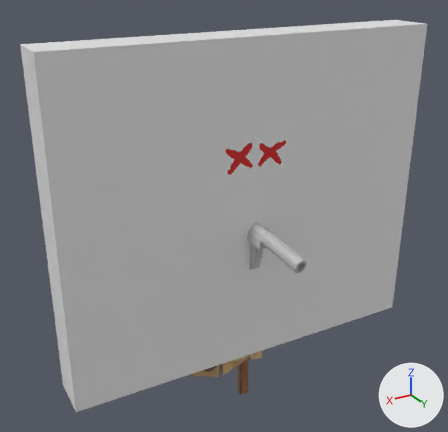
The glTF model assets/Target (14).glb: old version first, new version second.
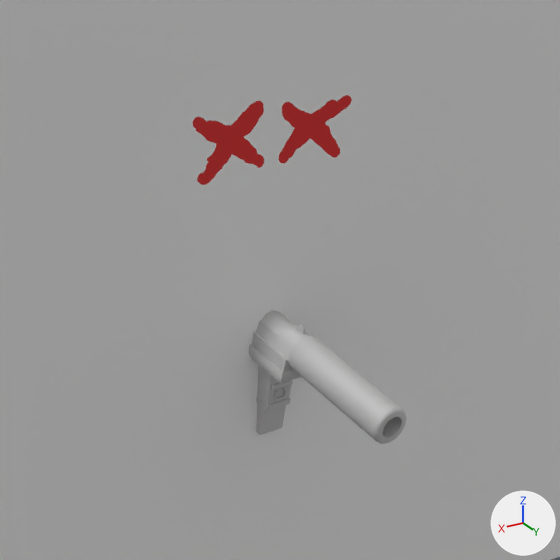
Old and new are each drawn whole from a 50 mm lens placed at (-9.26, -73.34, 4.79), pointed at (-11.15, -76.49, 3.22) and again close up on the part from 34% to 82% of the width and 24% to 74% of the height. Arrows for +X, +Y and +Z are at lower right; the lights stay in place. Where no turn or scale is listed for an object, it has been applied to the vertices.

The older version as bpy lines, for what is in view:
```python
me_cube = bpy.data.meshes.new('Cube')
me_cube.from_pydata(...)  # 8 vertices, 12 faces; spans x -2.62..0.01, y 0.0..0.42, z 0.0..2.22
me_cube.materials.append(mat_monkey)  # its picture is missing
me_dead = bpy.data.meshes.new('Dead ')
me_dead.from_pydata(...)  # 4 vertices, 2 faces; spans x -0.5..0.5, y 0.0, z -0.5..0.5
me_dead.materials.append(mat_banditeyes_dead)
me_old_stylized_agent_pistol_handpainted = bpy.data.meshes.new('old_stylized_agent_pistol_handpainted')
me_old_stylized_agent_pistol_handpainted.from_pydata(...)  # 737 vertices, 1370 faces; spans x -0.09..0.066, y -0.113..0.716, z -0.175..0.234
me_old_stylized_agent_pistol_handpainted.materials.append(mat_pistol_material)  # its picture is missing
ob_cube = bpy.data.objects.new('Cube', me_cube)
ob_cube.location = (-10.077, -76.798, 2.108)
ob_dead_001 = bpy.data.objects.new('Dead.001', me_dead)
ob_dead_001.parent = ob_banditdoublerevolver
ob_dead_001.location = (-0.0139, -0.158, 1.892)
ob_dead_001.rotation_euler = (0.0, 0.0, 3.141)  # degrees (0, 0, 180)
ob_dead_001.scale = (0.49, 0.49, 0.49)
ob_old_stylized_agent_pistol_handpainted = bpy.data.objects.new('old_stylized_agent_pistol_handpainted', me_old_stylized_agent_pistol_handpainted)
ob_old_stylized_agent_pistol_handpainted.location = (-11.345, -76.681, 2.982)
```
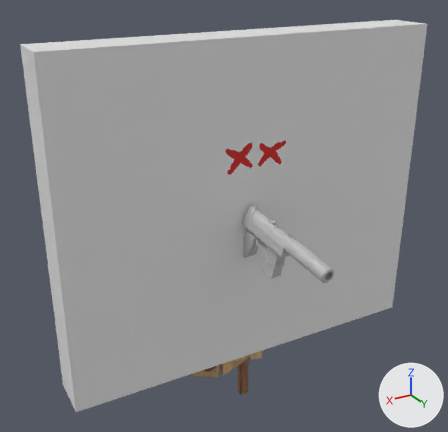
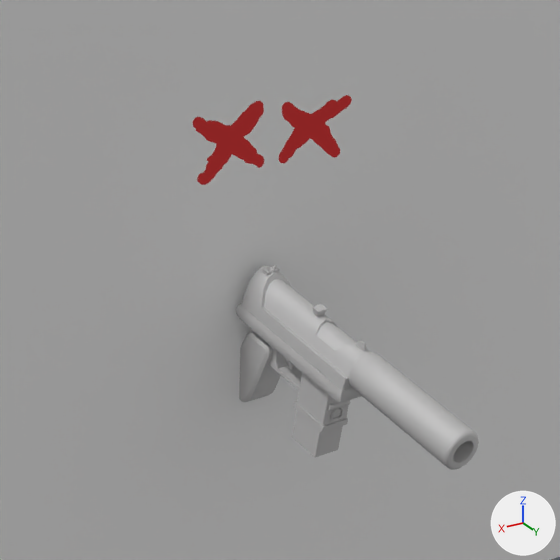
What changed in the scene script:
```text
Change ob_old_stylized_agent_pistol_handpainted:
    ob_old_stylized_agent_pistol_handpainted.location: (-11.345, -76.681, 2.982) -> (-11.315, -76.398, 3.059)
```

What differs and where, as boxes [x1, y1, x2, y2] in the close-ups (560 x 560 px):
'old_stylized_agent_pistol_handpainted', moved
    before: [249, 310, 407, 444]
    after: [236, 265, 479, 470]
